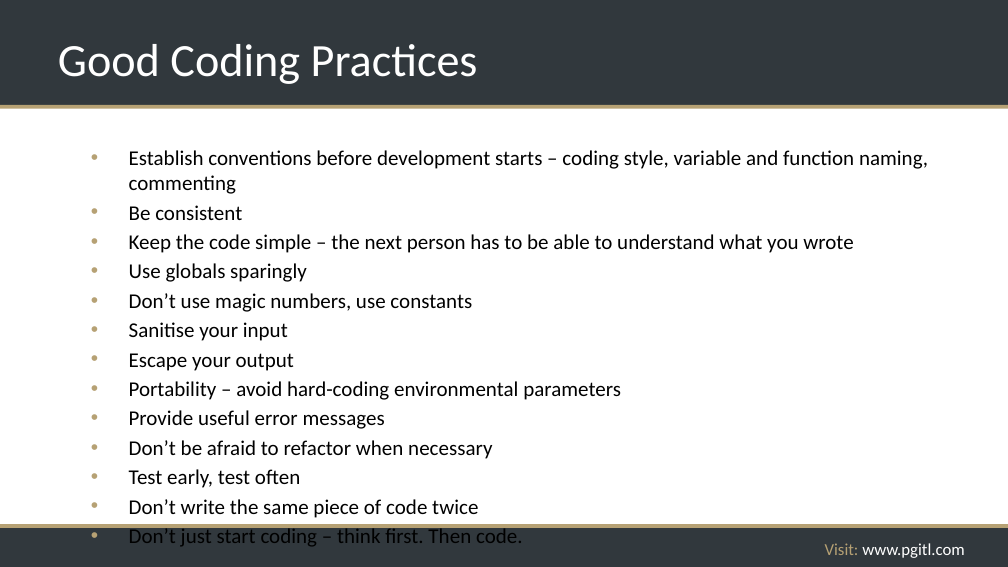
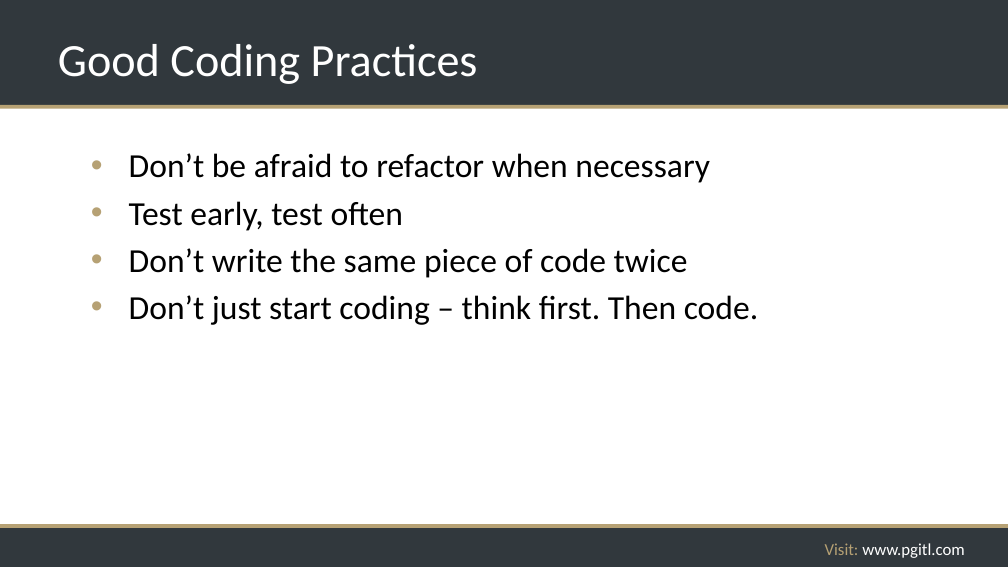
Before and after one commit to rikkouri/project-a, a slide deck: slide 203 of Programming Foundations.pptx (slide 191 before the commit). Drawn at 1008x567 pixels with LibreOffice and Linux fonts; fonts in the diff are those of the drawing; background and template pictures are left out. Boxes give left, top, right and bottom in pixels: in the first picture for what was removed or moved away, otherwise in the second. Text is boxed around its words. In the diff, an @@ line names an element or a change of style, - is before the commit and + after.

```diff
--- a/Programming Foundations.pptx
+++ b/Programming Foundations.pptx
@@ text "Don’t be afraid to refactor ..." at (129, 153, 758, 325): size 20 to 32 pt; more space between paragraphs @@
@@ text at (129, 150, 928, 429): paragraphs removed @@
-• Establish conventions before development starts – coding style, variable and function naming, commenting
-• Be consistent
-• Keep the code simple – the next person has to be able to understand what you wrote
-• Use globals sparingly
-• Don’t use magic numbers, use constants
-• Sanitise your input
-• Escape your output
-• Portability – avoid hard-coding environmental parameters
-• Provide useful error messages
```
Also in this commit, not shown: 28 other slides changed, 15 slides added, 1 slide removed.
